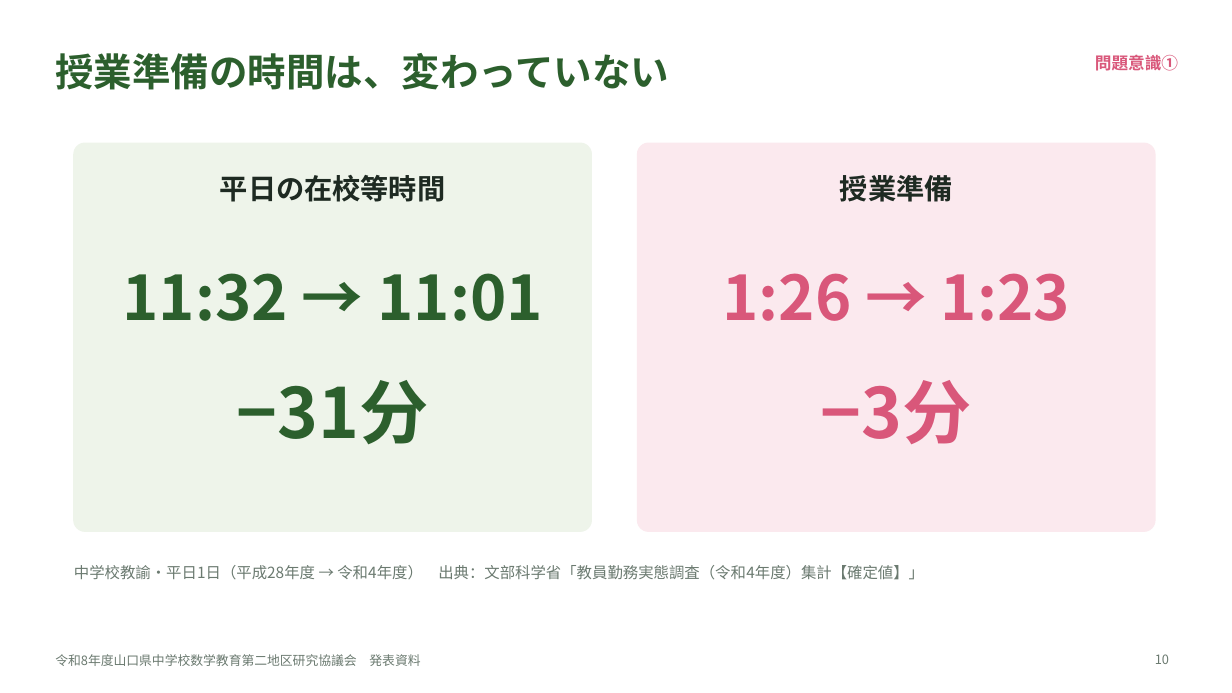
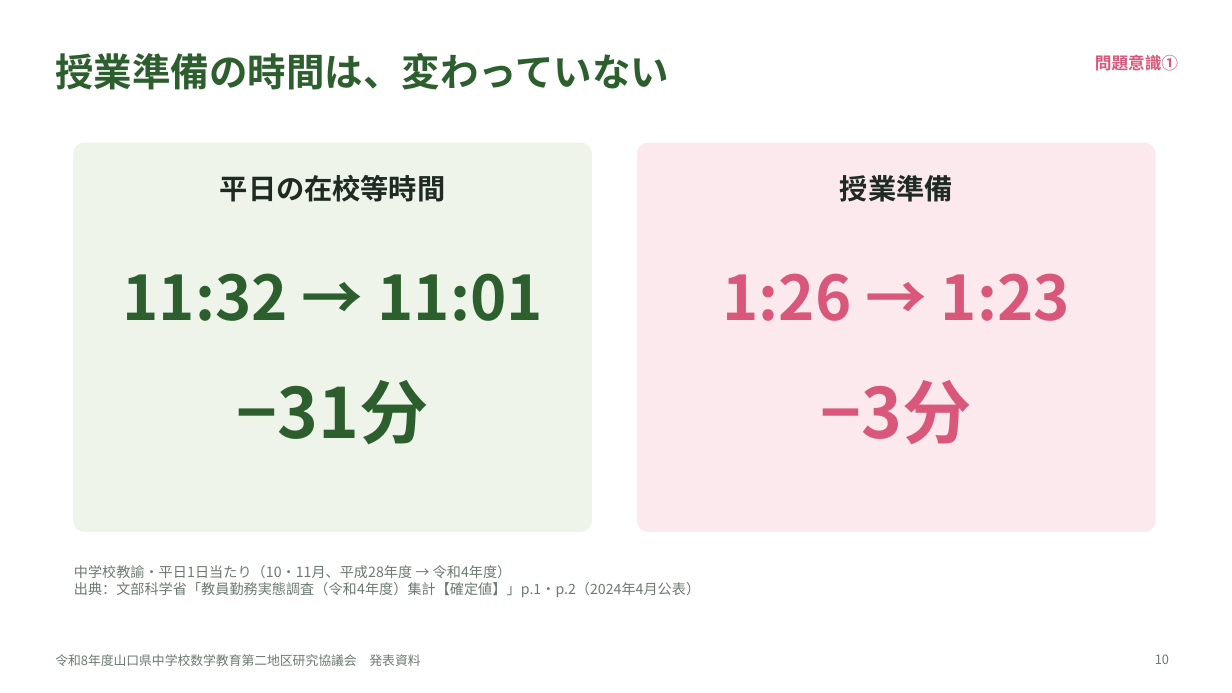
Before and after one commit to margiela14th-sudo/my-ai-project, a slide deck: slide 10 of 07_完成資料/県大会発表_生成AI授業再構築.pptx. Drawn at 1232x693 pixels with LibreOffice and Linux fonts; fonts in the diff are those of the drawing. Boxes give left, top, right and bottom in pixels: in the first picture for what was removed or moved away, otherwise in the second. Text is boxed around its words. In the diff, an @@ line names an element or a change of style, - is before the commit and + after.

```diff
--- a/07_完成資料/県大会発表_生成AI授業再構築.pptx
+++ b/07_完成資料/県大会発表_生成AI授業再構築.pptx
@@ text at (74,565,700,597): text changed; size 12 to 11 pt @@
-中学校教諭・平日1日（平成28年度 → 令和4年度） 出典：文部科学省「教員勤務実態調査（令和4年度）集計【確定値】」
+中学校教諭・平日1日当たり（10・11月、平成28年度 → 令和4年度）
+出典：文部科学省「教員勤務実態調査（令和4年度）集計【確定値】」p.1・p.2（2024年4月公表）
```
Also in this commit, not shown: 11 other slides changed, 10 other files.
